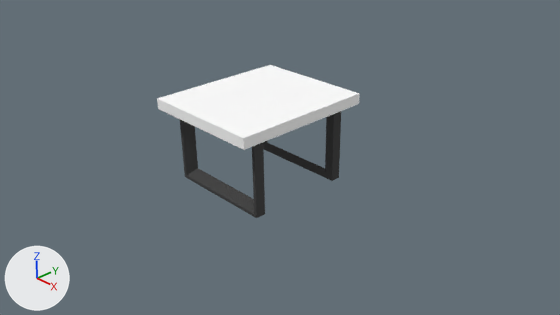
Renders of the Blender file mesa.blend from each side of a commit.
One viewpoint serves both versions: the file's camera 'Camera'. Every picture has the same lights, and +X, +Y and +Z are marked at lower left.

The scene before the commit, as lines of its bpy script (objects in view):
```python
me_cube_001 = bpy.data.meshes.new('Cube.001')
me_cube_001.from_pydata(...)  # a box spanning x -1.0..1.0, y -1.0..1.0, z -1.0..1.0
me_cube_001.materials.append(mat_mesa)  # its picture is missing
me_plane_001 = bpy.data.meshes.new('Plane.001')
me_plane_001.from_pydata(...)  # 24 vertices, 18 faces; spans x -1.0..1.0, y -0.41..1.0, z 0.81..1.0
me_plane_001.materials.append(mat_patas)  # its picture is missing
ob_cube = bpy.data.objects.new('Cube', me_cube_001)
ob_cube.location = (0.0, -0.01, 1.51)
ob_cube.scale = (1.14, 1.31, -0.0957)
ob_plane_001 = bpy.data.objects.new('Plane.001', me_plane_001)
ob_plane_001.location = (0.0, 0.0, 1.02)
ob_plane_001.rotation_euler = (-1.571, 0.0, 0.0)  # degrees (-90, 0, 0)
_m = ob_plane_001.modifiers.new('Mirror', 'MIRROR')
_m.use_axis = (False, False, True)
_m.merge_threshold = 0.0
```
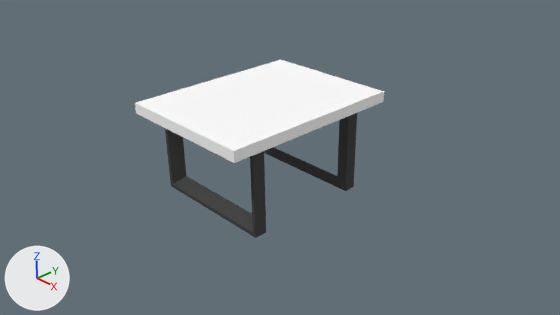
Commit message: Modificacion mesa

Location of each change, [x1, y1, x2, y2] in pixels of the pictures (560 x 315 px):
'Cube', moved, rescaled (23% wider, 21% taller): before [157, 65, 360, 150]; after [135, 60, 384, 163]
'Plane.001', rescaled (19% wider, 17% taller): before [180, 111, 341, 218]; after [165, 113, 357, 238]

Patch to the scene script:
```diff
--- a/mesa.blend.py
+++ b/mesa.blend.py
@@ ob_cube @@
 ob_cube = bpy.data.objects.new('Cube', me_cube_001)
-ob_cube.location = (0.0, -0.01, 1.51)
-ob_cube.scale = (1.14, 1.31, -0.0957)
+ob_cube.location = (0.07, -0.01, 1.51)
+ob_cube.scale = (1.31, 1.69, -0.0957)
@@ ob_plane_001 @@
 ob_plane_001.rotation_euler = (-1.571, 0.0, 0.0)  # degrees (-90, 0, 0)
+ob_plane_001.scale = (1.2, 1.2, 1.2)
 _m = ob_plane_001.modifiers.new('Mirror', 'MIRROR')
```
